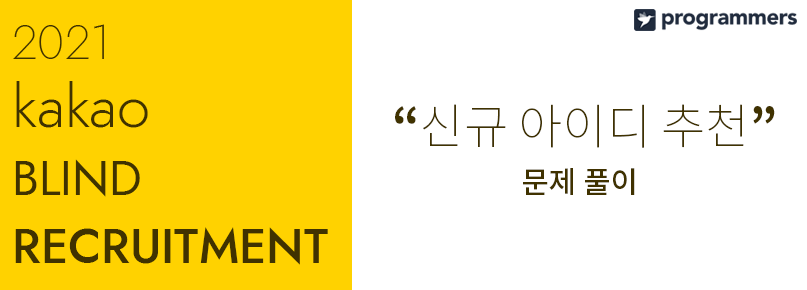
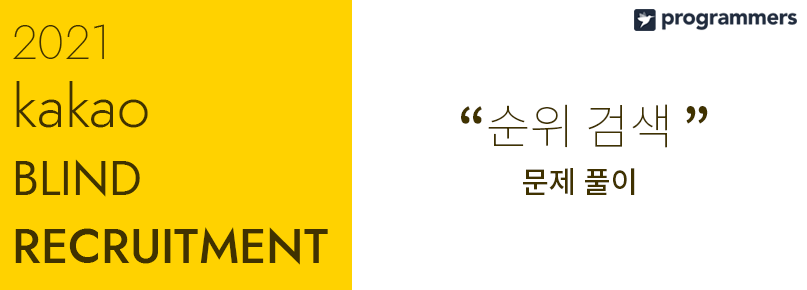
Layer changes from the first (807, 290) image to the second:
renamed "“신규 아이디 추천”" to "“순위 검색 ”", painted on it over <box>395,104,775,148</box>
